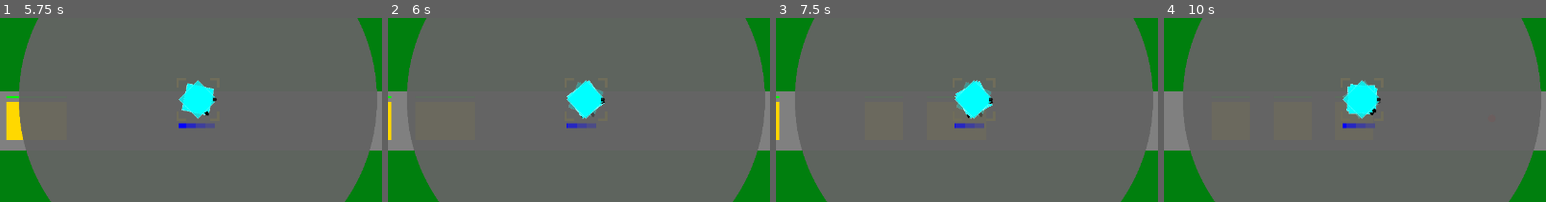
Above: before the commit, frames 1-4 (left to right).
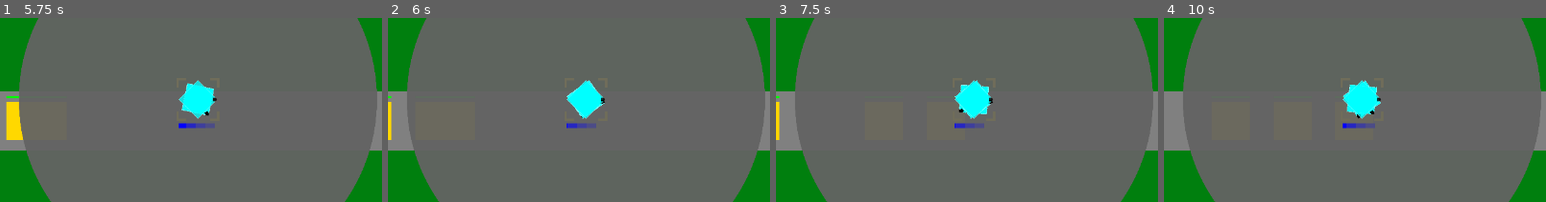
Above: after the commit, the same moments.

Repository: phrasmotica/godot-tower-defence
Game: Godot game, scene res://scenes/game.tscn
Two runs of this game, one before a commit and one after it. Both use one fixed random seed, a clock stepped at 60 frames per second and the inputs below.
Inputs (mouse positions are % of the whole screen's width and height, from its top left):
- Up to frame 1 (5.75 s): tap Enter (ui_accept) at 0.5, 0.77, 1.52, 3.02, 3.77, 4.52 s; move the mouse to (72, 50) at 0.52 s; hold U (tower_upgrade) 0.53-1.28 s; tap 1 (tower_1) every 0.75 s from 0.6 to 5.1 s; click (72, 50) at 0.67 s; move the mouse to (72, 50) at 1.27 s; click (72, 50) at 1.42 s; hold U (tower_upgrade) 2.03-3.53 s; click (72, 50) at 2.17 s; click (72, 50) at 2.92 s; click (72, 50) at 3.67 s; click (72, 50) at 4.42 s; click (72, 50) at 5.17 s
- Up to frame 2 (6 s): hold U (tower_upgrade) from 5.78 s (still down); tap 1 (tower_1) at 5.85 s; click (72, 50) at 5.92 s
- Up to frame 3 (7.5 s): keep holding U (tower_upgrade); tap Enter (ui_accept) at 6.02, 6.77 s; tap 1 (tower_1) at 6.6, 7.35 s; click (72, 50) at 6.67 s; click (72, 50) at 7.42 s
- Up to frame 4 (10 s): tap Enter (ui_accept) at 7.52, 9.02, 9.77 s; release U (tower_upgrade) at 8.03 s; tap 1 (tower_1) at 8.1, 8.85, 9.6 s; click (72, 50) at 8.17 s; click (72, 50) at 8.92 s; hold U (tower_upgrade) from 9.53 s (still down); click (72, 50) at 9.67 s
The pictures show only the part of the screen within x 46-96%, y 28-78%; the shares and areas given below are measured in that part.

Frame 1 is identical in both runs. In frame 2, 0.1% of the frame differs, in the area x 47-57%, y 34-54%; in frame 3, 0.3%, in the area x 47-57%, y 34-55%; in frame 4, 0.3%.

Commit message:
Only allow upgrading a tower if enough money is in the bank

Diff:
--- a/scenes/game.tscn
+++ b/scenes/game.tscn
@@ -22,6 +22,7 @@
 [node name="Managers" type="Node" parent="."]
 
 [node name="BankManager" type="Node" parent="Managers"]
+unique_name_in_owner = true
 script = ExtResource("1_rbgcv")
 
 [node name="LivesManager" type="Node" parent="Managers"]
--- a/scripts/bank_manager.gd
+++ b/scripts/bank_manager.gd
@@ -22,6 +22,9 @@
 	current_money = money
 	money_changed.emit(current_money)
 
+func can_afford(amount: int):
+	return current_money >= amount
+
 func _on_path_waypoints_enemy_died(_enemy:Enemy):
 	add_money(1)
 
--- a/scripts/tower.gd
+++ b/scripts/tower.gd
@@ -88,6 +88,9 @@
 func sell():
 	queue_free()
 
+func get_upgrade():
+	return levels_node.get_upgrade()
+
 func upgrade():
 	var next_level = levels_node.start_upgrade()
 	if next_level:
--- a/scripts/tower_manager.gd
+++ b/scripts/tower_manager.gd
@@ -2,6 +2,7 @@
 
 @export var tower_1: PackedScene
 
+@onready var bank: BankManager = %BankManager
 @onready var path: Path = %PathWaypoints
 
 signal tower_placed(tower: Tower)
@@ -34,8 +35,10 @@
 
 	if Input.is_action_just_pressed("tower_upgrade"):
 		if selected_tower:
-			# TODO: prevent this if we don't have enough money
-			upgrade()
+			var next_level = selected_tower.get_upgrade()
+
+			if next_level and bank.can_afford(next_level.price):
+				upgrade()
 
 func deselect():
 	print("Deselecting tower")
